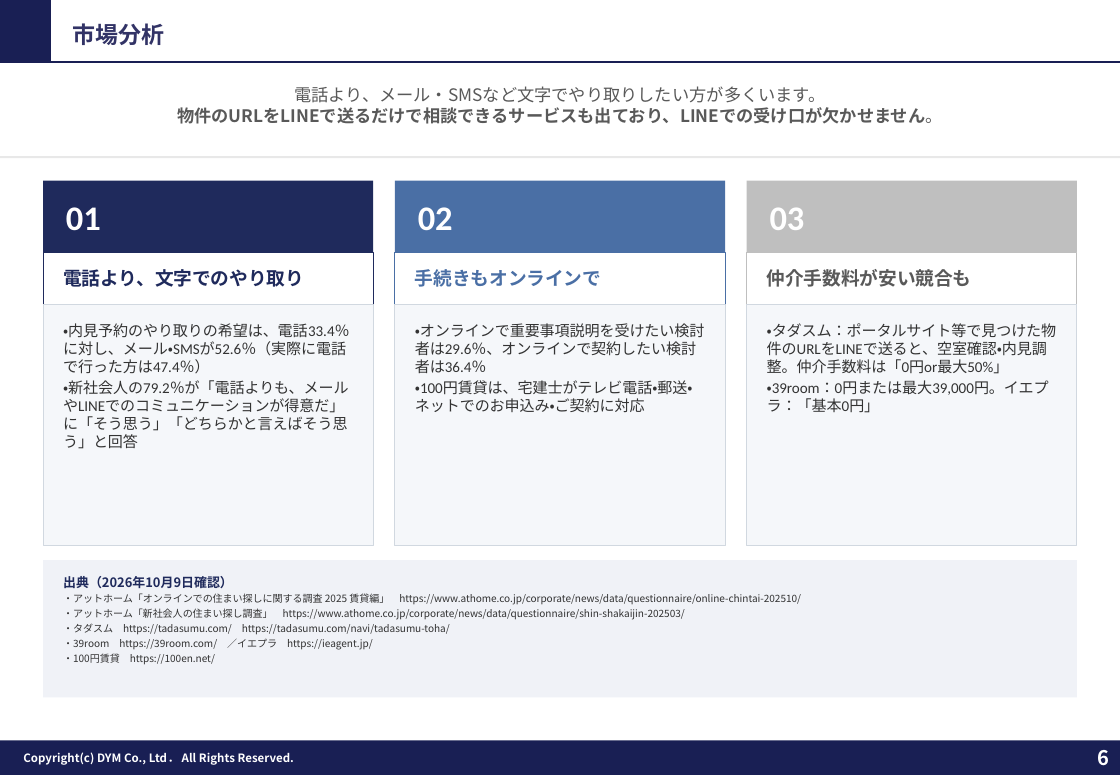
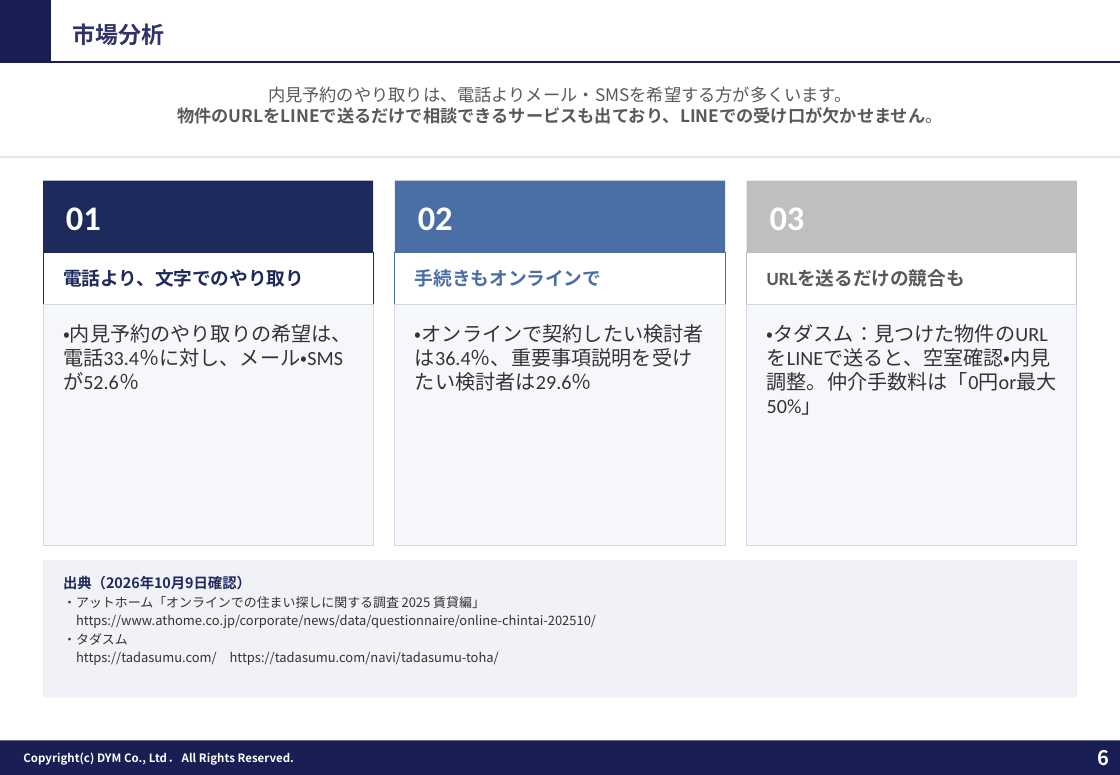
Before and after one commit to tonomura-r-dev/folder, a slide deck: slide 6 of 202609_株式会社あらうち御中_LINE公式アカウント運用のご提案_S1-17修正.pptx. Drawn at 1120x775 pixels with LibreOffice and Linux fonts; fonts in the diff are those of the drawing; background and template pictures are left out. Boxes give left, top, right and bottom in pixels: in the first picture for what was removed or moved away, otherwise in the second. Text is boxed around its words. In the diff, an @@ line names an element or a change of style, - is before the commit and + after.

```diff
--- a/202609_株式会社あらうち御中_LINE公式アカウント運用のご提案_S1-17修正.pptx
+++ b/202609_株式会社あらうち御中_LINE公式アカウント運用のご提案_S1-17修正.pptx
@@ text at (268,86,852,103): text changed @@
-電話より、メール・SMSなど文字でやり取りしたい方が多くいます。
+内見予約のやり取りは、電話よりメール・SMSを希望する方が多くいます。
@@ text in rectangle at (767,270,965,287): text changed @@
-仲介手数料が安い競合も
+URLを送るだけの競合も
@@ text in rectangle at (63,324,352,390): text changed; size 10.5 to 14 pt @@
-・内見予約のやり取りの希望は、電話33.4％に対し、メール・SMSが52.6％（実際に電話で行った方は47.4％）
-・新社会人の79.2％が「電話よりも、メールやLINEでのコミュニケーションが得意だ」に「そう思う」「どちらかと言えばそう思う」と回答
+・内見予約のやり取りの希望は、電話33.4％に対し、メール・SMSが52.6％
@@ text in rectangle at (415,324,704,391): text changed; size 10.5 to 14 pt @@
-・オンラインで重要事項説明を受けたい検討者は29.6％、オンラインで契約したい検討者は36.4％
-・100円賃貸は、宅建士がテレビ電話・郵送・ネットでのお申込み・ご契約に対応
+・オンラインで契約したい検討者は36.4％、重要事項説明を受けたい検討者は29.6％
@@ text in rectangle at (767,324,1057,415): text changed; size 10.5 to 14 pt @@
-・タダスム：ポータルサイト等で見つけた物件のURLをLINEで送ると、空室確認・内見調整。仲介手数料は「0円or最大50%」
-・39room：0円または最大39,000円。イエプラ：「基本0円」
+・タダスム：見つけた物件のURLをLINEで送ると、空室確認・内見調整。仲介手数料は「0円or最大50%」
@@ text in rectangle at (63,596,596,665): text changed; size 7 to 9 pt @@
-・アットホーム「オンラインでの住まい探しに関する調査 2025 賃貸編」 https://www.athome.co.jp/corporate/news/data/questionnaire/online-chintai-202510/
-・アットホーム「新社会人の住まい探し調査」 https://www.athome.co.jp/corporate/news/data/questionnaire/shin-shakaijin-202503/
-・タダスム https://tadasumu.com/ https://tadasumu.com/navi/tadasumu-toha/
-・39room https://39room.com/ ／イエプラ https://ieagent.jp/
-・100円賃貸 https://100en.net/
+・アットホーム「オンラインでの住まい探しに関する調査 2025 賃貸編」
+https://www.athome.co.jp/corporate/news/data/questionnaire/online-chintai-202510/
+・タダスム
+https://tadasumu.com/ https://tadasumu.com/navi/tadasumu-toha/
@@ text in rectangle at (63,575,251,590): size 9 to 10 pt in "出典（2026年10月9日確認）" @@
```
Also in this commit, not shown: 8 other slides changed, 2 other files.
